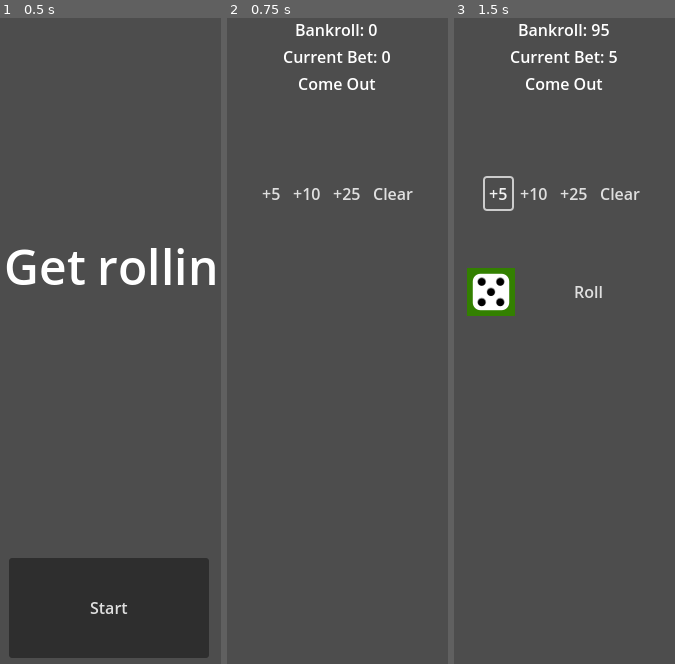
Above: before the commit, frames 1-3 (left to right).
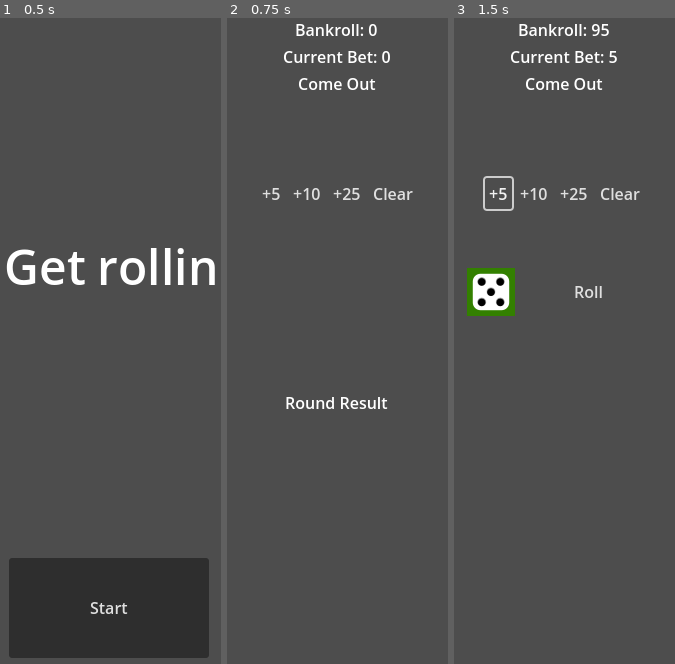
Above: after the commit, the same moments.

Repository: asarenski/godotCraps
Game: Godot game, scene res://src/scenes/main.tscn
The game is run twice, just before and just after one commit, with the same random seed, the same clock (stepped at 60 frames per second) and the same inputs.
Inputs:
- Up to frame 1 (0.5 s): no input
- Up to frame 2 (0.75 s): click "Start" at 0.5 s
- Up to frame 3 (1.5 s): click "+5" at 1.25 s

Frame 1 is identical in both runs. In frame 2, 0.4% of the frame differs, in the area x 26-73%, y 58-61%; in frame 3, nothing differs.

Commit message:
small update to copy

Diff:
--- a/src/scenes/main.tscn
+++ b/src/scenes/main.tscn
@@ -116,7 +116,7 @@
 
 [node name="Phase" type="Label" parent="HUD/HUDTop"]
 layout_mode = 2
-text = "Phase"
+text = "Phase or Point"
 horizontal_alignment = 1
 
 [node name="Results" type="BoxContainer" parent="HUD"]
@@ -141,6 +141,7 @@
 
 [node name="RoundResult" type="Label" parent="HUD/Results"]
 layout_mode = 2
+text = "Round Result"
 horizontal_alignment = 1
 
 [node name="DiceRoller" type="Node" parent="."]
